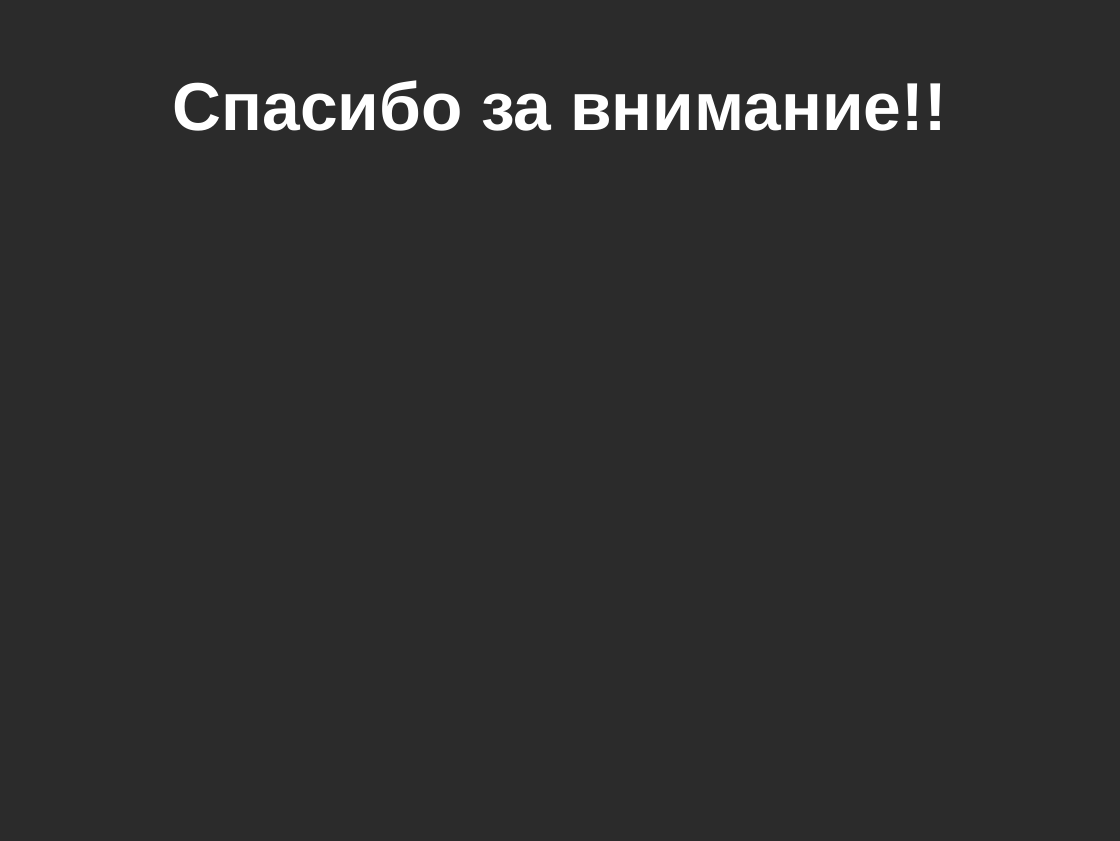
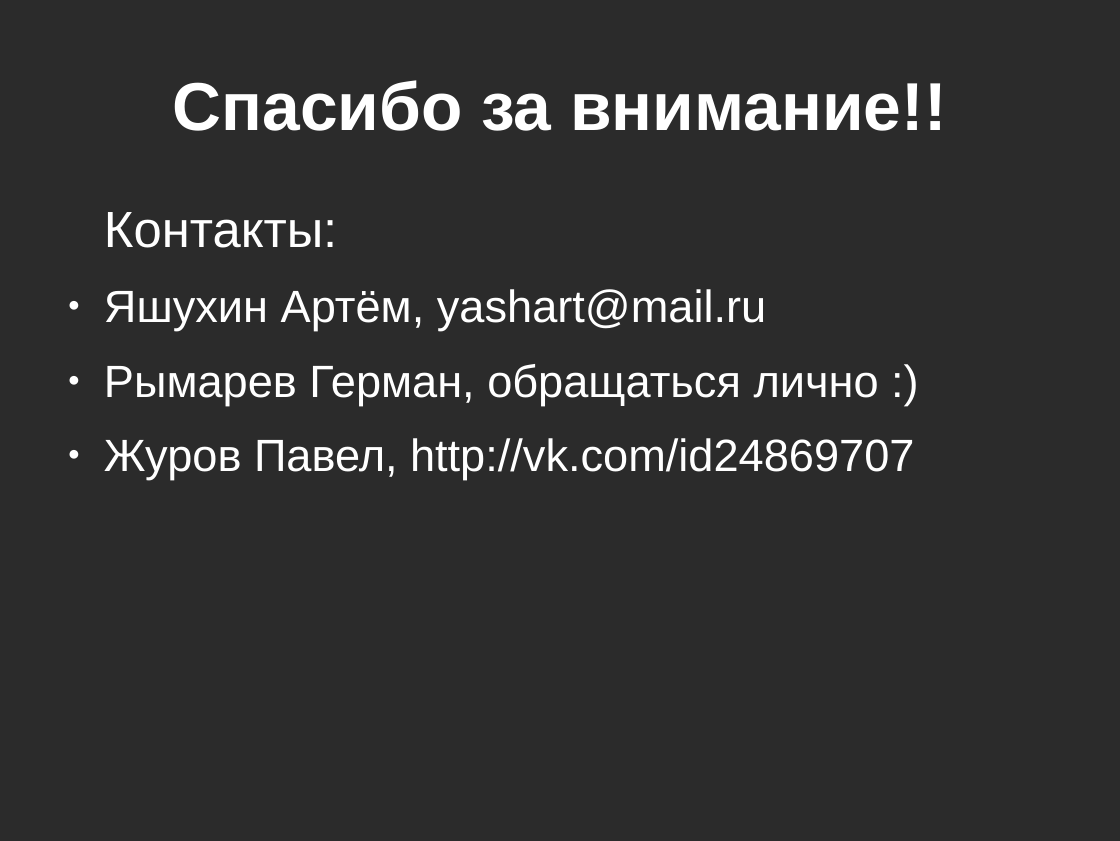
Before and after one commit to yashart/mipt_hunt, a slide deck: slide 8 of Infa-100.odp. Drawn at 1120x841 pixels with LibreOffice and Linux fonts; fonts in the diff are those of the drawing; background and template pictures are left out; a plain dark background stands for a picture behind light text. Boxes give left, top, right and bottom in pixels: in the first picture for what was removed or moved away, otherwise in the second. Text is boxed around its words. In the diff, an @@ line names an element or a change of style, - is before the commit and + after.

```diff
--- a/Infa-100.odp
+++ b/Infa-100.odp
@@ text added at [104,212,914,480], 32 pt, text #FFFFFF @@
+Контакты:
+● Яшухин Артём, yashart@mail.ru
+● Рымарев Герман, обращаться лично :)
+● Журов Павел, http://vk.com/id24869707
```
Also in this commit, not shown: 4 other slides changed.
